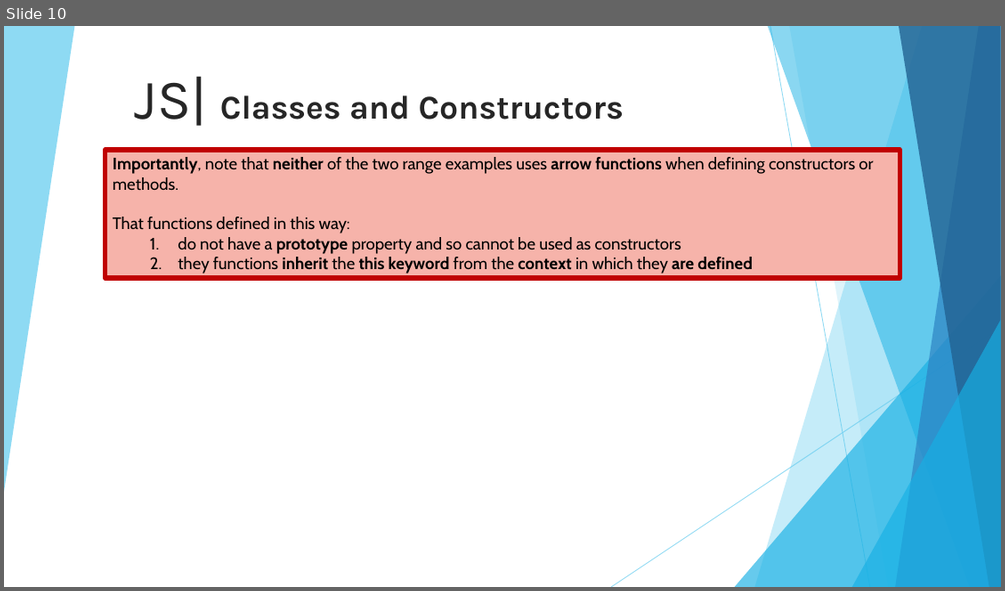
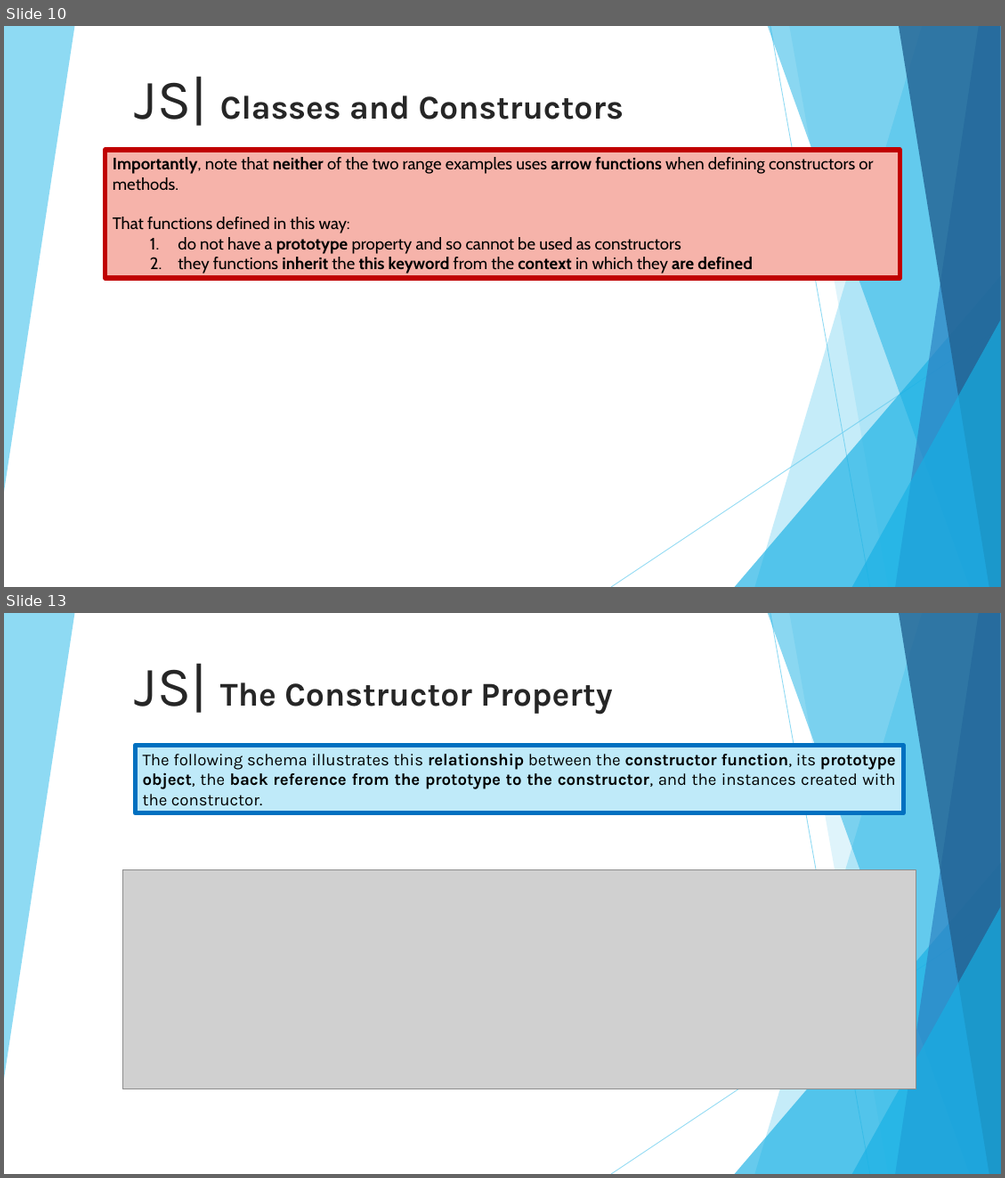
Before and after one commit to 01Primo/slides, a slide deck: 09_Javascript_Classes.pptx. Shown one above the other, each under a label of ours: slide 10 before the commit, slides 10 and 13 after it; the slides between them are not shown. The pictures are 1005x591 and 1005x1178 pixels, drawn with LibreOffice and Linux fonts; fonts in the diff are those of the drawing; grey boxes stand for pictures. Boxes give left, top, right and bottom in pixels: in the first picture for what was removed or moved away, otherwise in the second. Text is boxed around its words. In the diff, an @@ line names an element or a change of style, - is before the commit and + after.

```diff
--- a/09_Javascript_Classes.pptx
+++ b/09_Javascript_Classes.pptx
@@ slide 13 added at box(4, 613, 1001, 1174), background #FFFFFF; not listed: 10 template elements that a slide beside it also shows @@
@@ title added at box(135, 663, 612, 714), 32 pt, text #262626, bold @@
+JS| The Constructor Property
@@ rectangle added at box(136, 746, 904, 813), fill #BFEAF9, outline #0070C0 4.5 pt, 16 pt, text #000000 @@
+The following schema illustrates this relationship between the constructor function, its prototype object, the back reference from the prototype to the constructor, and the instances created with the constructor.
@@ picture added at box(122, 869, 915, 1089) @@
```
Also in this commit, not shown: 1 slide changed, 12 other slides added.
